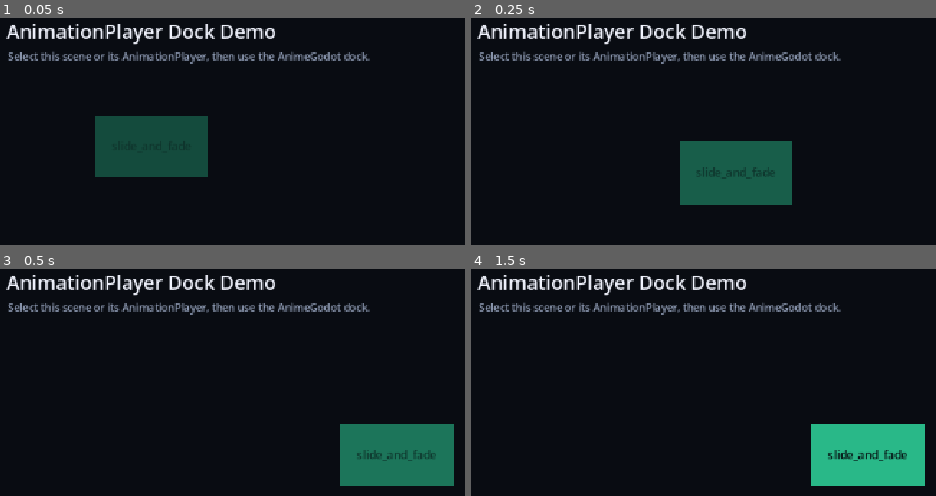
Above: before the commit, frames 1-4 (two rows, left to right).
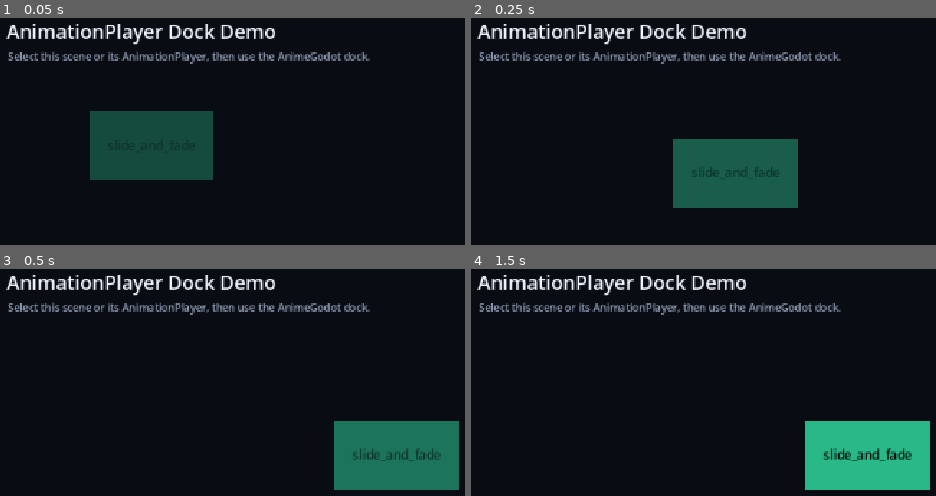
Above: after the commit, the same moments.

Repository: HanifNaOH/animegodot
Game: Godot game, scene res://examples/dock_demo/animation_dock_demo.tscn
Two runs of this game, one before a commit and one after it. Both use one fixed random seed, a clock stepped at 60 frames per second and the inputs below. This scene is started directly instead of the project's main scene.
Inputs (mouse positions are in pixels of both pictures, inside the frame that each line leads up to):
- Up to frame 1 (0.05 s): no input
- Up to frame 2 (0.25 s): no input
- Up to frame 3 (0.5 s): no input
- Up to frame 4 (1.5 s): tap Enter at 0.5 s; move the mouse to (outside the picture) at 0.52 s; hold Shift 0.53-1.25 s; click (outside the picture) at 0.67 s; drag from (684, 486) to (outside the picture) at 1.27 s

The runs differ from the first frame. In frame 1, 1.5% of the frame differs, in the area x 19-46%, y 40-72%; in frame 2, 1.5%; in frame 3, 1.7%; in frame 4, 2.0%, in the area x 71-99%, y 66-98%.

Commit message:
Added:
Keyframes and per-property timing/easing
Anime.from_to()
Tween pause, resume, seek, reverse, restart, reset, and progress
repeat_delay and direction modes
Rich stagger options: each, amount, from, grid, axis, and easing
Timeline defaults, autoplay, callbacks, repeat, yoyo, and direction support
Registry-safe tween replay

Diff:
--- a/examples/dock_demo/animation_dock_demo.tscn
+++ b/examples/dock_demo/animation_dock_demo.tscn
@@ -189,10 +189,9 @@
 modulate = Color(0.4, 0.85, 0.73, 1)
 layout_mode = 0
 offset_left = 320.0
-offset_top = 260.0
+offset_top = 170.0
 offset_right = 500.0019
-offset_bottom = 359.99844
-scale = Vector2(0.9, 0.9)
+offset_bottom = 269.9986
 pivot_offset = Vector2(92, 52)
 color = Color(0.4, 0.85, 0.73, 1)
 
--- a/tests/test_anime_runtime.gd
+++ b/tests/test_anime_runtime.gd
@@ -44,17 +44,97 @@
 	target.queue_free()
 
 
-func test_repeat_and_yoyo() -> void:
+func test_from_to() -> void:
+	var target := Node2D.new()
+	add_child_autoqfree(target)
+	target.position = Vector2(20.0, 10.0)
+	var tween = ANIME_SCRIPT.from_to(
+		target,
+		{"position": Vector2(-30.0, -15.0)},
+		{"position": Vector2(80.0, 45.0), "duration": 0.03}
+	)
+	_expect(target.position == Vector2(-30.0, -15.0), "Anime.from_to should apply its start value immediately")
+	await _wait_for_tween(tween)
+	_expect(target.position == Vector2(80.0, 45.0), "Anime.from_to should reach its end value")
+	target.queue_free()
+
+
+func test_keyframes_and_per_property_options() -> void:
+	var target := Node2D.new()
+	add_child_autoqfree(target)
+	target.modulate.a = 0.0
+	var tween = ANIME_SCRIPT.to(target, {
+		"position": {
+			"keyframes": [Vector2(20.0, 0.0), Vector2(80.0, 40.0)],
+			"duration": 0.04,
+			"ease": ANIME_SCRIPT.EASE_LINEAR,
+		},
+		"modulate:a": {
+			"value": 1.0,
+			"duration": 0.02,
+			"delay": 0.01,
+			"ease": ANIME_SCRIPT.EASE_LINEAR,
+		},
+	})
+	await _wait_for_tween(tween)
+	_expect(target.position == Vector2(80.0, 40.0), "Keyframes should reach the final keyframe")
+	_expect(is_equal_approx(target.modulate.a, 1.0), "Per-property timing should reach the property value")
+	target.queue_free()
+
+
+func test_tween_controls() -> void:
 	var target := Node2D.new()
 	add_child_autoqfree(target)
 	var tween = ANIME_SCRIPT.to(target, {
 		"position:x": 100.0,
+		"duration": 0.12,
+		"ease": ANIME_SCRIPT.EASE_LINEAR,
+	})
+	await wait_process_frames(2)
+	tween.pause()
+	var paused_position: float = tween.get_position()
+	await wait_process_frames(2)
+	_expect(is_equal_approx(tween.get_position(), paused_position), "A tween should keep its position while paused")
+	tween.seek(0.06)
+	_expect(target.position.x > 0.0 and target.position.x < 100.0, "A tween should seek to an intermediate value")
+	tween.resume()
+	await _wait_for_tween(tween)
+	_expect(target.position.x == 100.0, "A resumed tween should reach its end")
+	tween.reverse()
+	await _wait_for_tween(tween)
+	_expect(is_zero_approx(target.position.x), "A reversed tween should return to its start")
+	tween.restart()
+	await _wait_for_tween(tween)
+	_expect(target.position.x == 100.0, "A restarted tween should replay from its start")
+	target.queue_free()
+
+
+func test_repeat_and_yoyo() -> void:
+	var target := Node2D.new()
+	add_child_autoqfree(target)
+	var tween = ANIME_SCRIPT.to(target, {
+		"position:x": 100.0,
 		"duration": 0.02,
 		"repeat": 1,
 		"yoyo": true,
 	})
 	await _wait_for_tween(tween)
 	_expect(is_zero_approx(target.position.x), "A yoyo repeat should finish at its starting value")
+	target.queue_free()
+
+
+func test_repeat_delay_and_direction() -> void:
+	var target := Node2D.new()
+	add_child_autoqfree(target)
+	var tween = ANIME_SCRIPT.to(target, {
+		"position:x": 100.0,
+		"duration": 0.02,
+		"repeat": 1,
+		"repeat_delay": 0.02,
+		"direction": "alternate",
+	})
+	await _wait_for_tween(tween)
+	_expect(is_zero_approx(target.position.x), "Alternate repeat direction should finish at the start")
 	target.queue_free()
 
 
@@ -74,6 +154,31 @@
 	_expect(first.position.x == 50.0 and second.position.x == 50.0, "Target arrays should animate every target")
 	first.queue_free()
 	second.queue_free()
+
+
+func test_rich_stagger_options() -> void:
+	var first := Node2D.new()
+	var second := Node2D.new()
+	var third := Node2D.new()
+	add_child_autoqfree(first)
+	add_child_autoqfree(second)
+	add_child_autoqfree(third)
+	var tweens = ANIME_SCRIPT.to([first, second, third], {
+		"position:x": 50.0,
+		"duration": 0.02,
+		"stagger": {
+			"each": 0.01,
+			"from": "center",
+			"ease": ANIME_SCRIPT.EASE_OUT_QUAD,
+		},
+	})
+	_expect(tweens is Array and tweens.size() == 3, "Rich stagger options should create one tween per target")
+	for tween in tweens:
+		await _wait_for_tween(tween)
+	_expect(first.position.x == 50.0 and second.position.x == 50.0 and third.position.x == 50.0, "Rich stagger targets should complete")
+	first.queue_free()
+	second.queue_free()
+	third.queue_free()
 
 
 func test_context_cleanup() -> void:
@@ -202,6 +307,44 @@
 	timeline.restart()
 	await _wait_for_timeline(timeline)
 	_expect(target.position.x == 100.0, "Time-scaled timeline should complete")
+	test_owner.queue_free()
+
+
+func test_timeline_options() -> void:
+	var test_owner := Node2D.new()
+	var target := Node2D.new()
+	test_owner.add_child(target)
+	add_child_autoqfree(test_owner)
+	var state := {"started": 0, "completed": 0}
+	var timeline = ANIME_SCRIPT.timeline(test_owner, {
+		"defaults": {"duration": 0.02, "ease": ANIME_SCRIPT.EASE_LINEAR},
+		"repeat": 1,
+		"repeat_delay": 0.01,
+		"yoyo": true,
+		"on_start": func() -> void: state["started"] += 1,
+		"on_complete": func() -> void: state["completed"] += 1,
+	})
+	timeline.to(target, {"position:x": 100.0})
+	_expect(is_equal_approx(timeline.duration, 0.02), "Timeline defaults should configure child tween duration")
+	timeline.play()
+	await _wait_for_timeline(timeline)
+	_expect(is_zero_approx(target.position.x), "A yoyo timeline repeat should finish at its start")
+	_expect(state["started"] == 1 and state["completed"] == 1, "Timeline callbacks should fire once per playback")
+	test_owner.queue_free()
+
+
+func test_timeline_autoplay() -> void:
+	var test_owner := Node2D.new()
+	var target := Node2D.new()
+	test_owner.add_child(target)
+	add_child_autoqfree(test_owner)
+	var timeline = ANIME_SCRIPT.timeline(test_owner, {
+		"defaults": {"duration": 0.02, "ease": ANIME_SCRIPT.EASE_LINEAR},
+		"autoplay": true,
+	})
+	timeline.to(target, {"position:x": 25.0})
+	await wait_process_frames(4)
+	_expect(target.position.x == 25.0, "An autoplay timeline should begin after entries are added")
 	test_owner.queue_free()
 
 
Not shown, changed: addons/animegodot/runtime/anime.gd
Not shown, changed: addons/animegodot/runtime/anime_context.gd
Not shown, changed: addons/animegodot/runtime/anime_registry.gd
Not shown, added: addons/animegodot/runtime/anime_stagger.gd
Not shown, added: addons/animegodot/runtime/anime_stagger.gd.uid
Not shown, changed: addons/animegodot/runtime/anime_timeline.gd
Not shown, changed: addons/animegodot/runtime/anime_tween.gd
Not shown, changed: CHANGELOG.md
Not shown, changed: README.md
Not shown, changed: docs/plan.md
